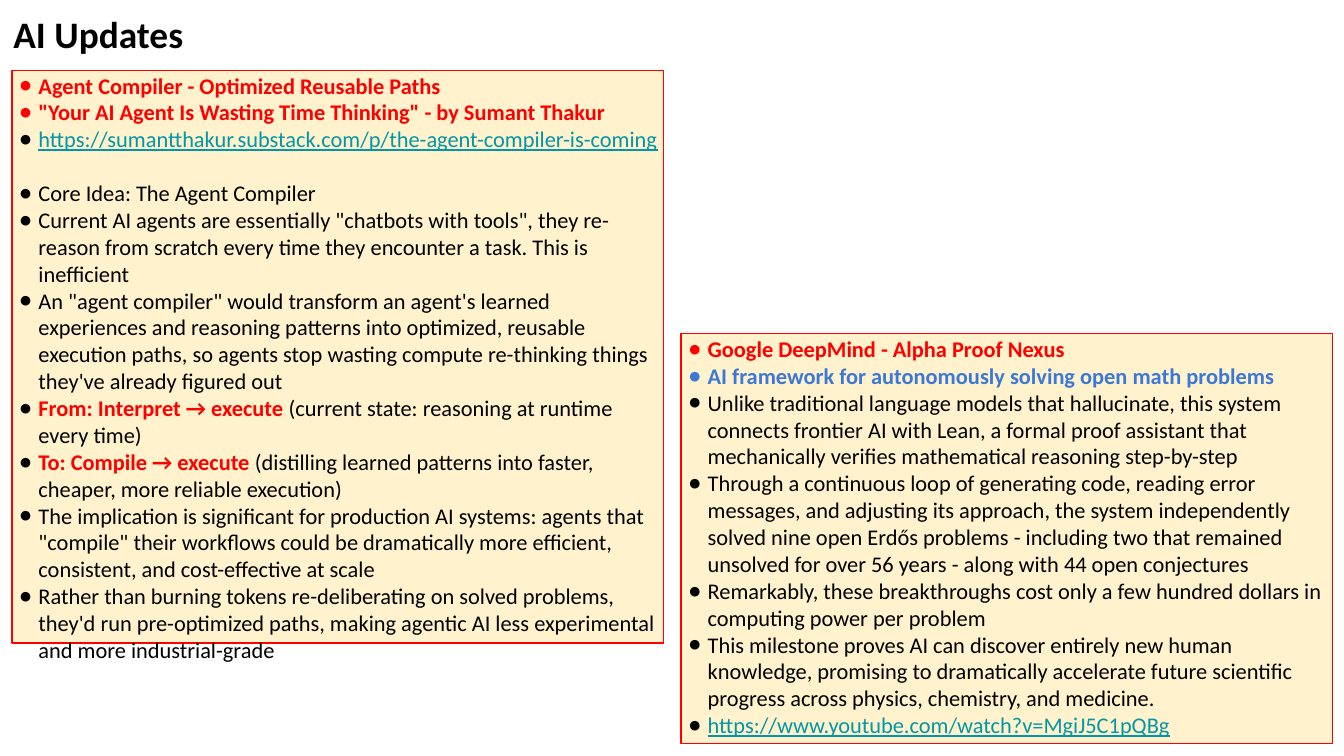
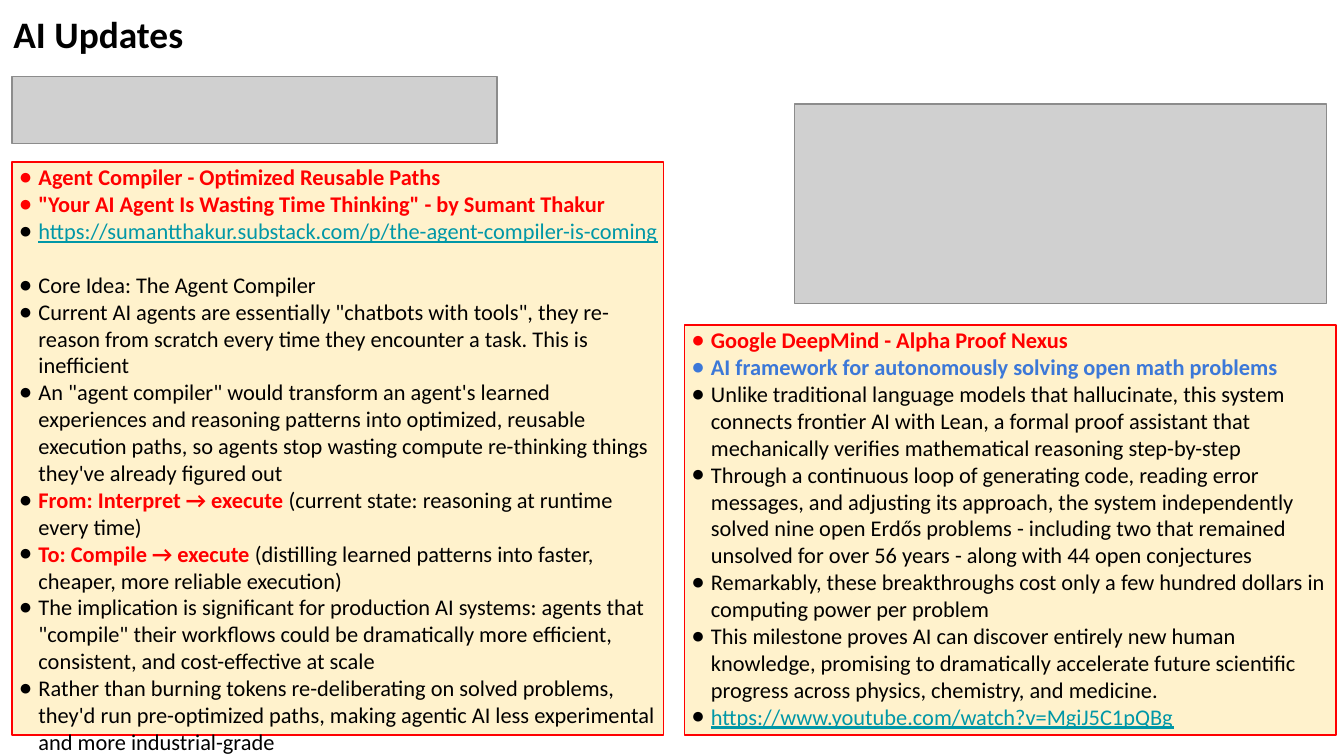
Before and after one commit to lselector/seminar, a slide deck: slide 13 of 2026/2026-06-05-AI-Updates.pptx. Drawn at 1344x756 pixels with LibreOffice and Linux fonts; fonts in the diff are those of the drawing; grey boxes stand for pictures. Boxes give left, top, right and bottom in pixels: in the first picture for what was removed or moved away, otherwise in the second. Text is boxed around its words. In the diff, an @@ line names an element or a change of style, - is before the commit and + after.

```diff
--- a/2026/2026-06-05-AI-Updates.pptx
+++ b/2026/2026-06-05-AI-Updates.pptx
@@ picture added at (x1=12, y1=77, x2=497, y2=144) @@
@@ picture added at (x1=794, y1=103, x2=1327, y2=302) @@
@@ rectangle "Agent Compiler - Optimized Reusable ..." moved from (x1=12, y1=70, x2=664, y2=642) to (x1=12, y1=163, x2=664, y2=735) @@
@@ rectangle "Google DeepMind - Alpha Proof ..." moved from (x1=681, y1=333, x2=1333, y2=743) to (x1=684, y1=325, x2=1336, y2=735) @@
```
Also in this commit, not shown: 8 other slides changed.
